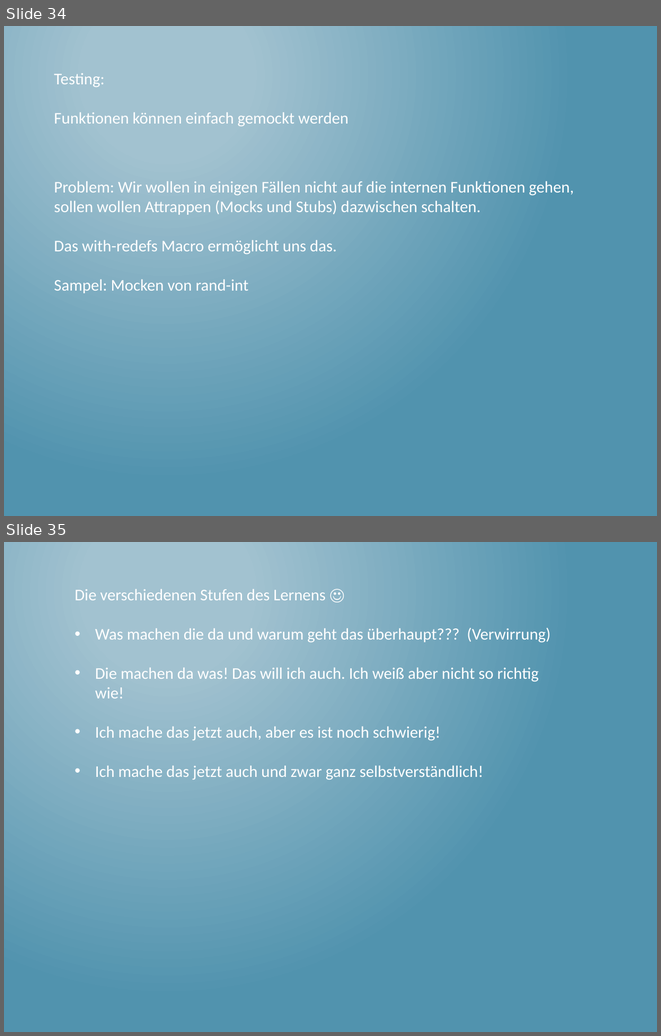
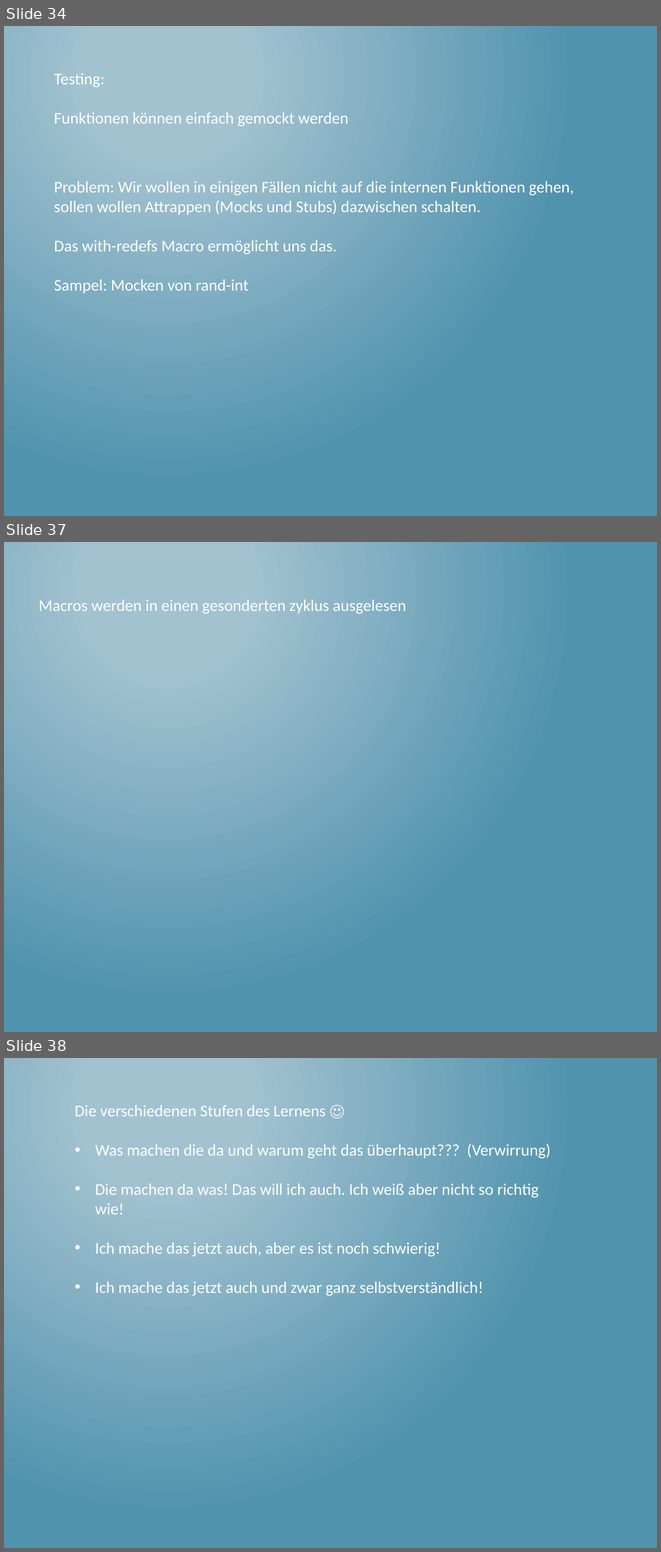
Before and after one commit to thomasschulte/ClojureUsergroupDemo, a slide deck: Clojure Vortrag .NET User Group.pptx. Shown one above the other, each under a label of ours: slides 34 and 35 before the commit, slides 34, 37 and 38 after it; the slides between them are not shown. The pictures are 661x1036 and 661x1552 pixels, drawn with LibreOffice and Linux fonts; fonts in the diff are those of the drawing. Boxes give left, top, right and bottom in pixels: in the first picture for what was removed or moved away, otherwise in the second. Text is boxed around its words. In the diff, an @@ line names an element or a change of style, - is before the commit and + after.

Commit message:
Visual Studio Integration und Macros

```diff
--- a/Clojure Vortrag .NET User Group.pptx
+++ b/Clojure Vortrag .NET User Group.pptx
@@ slide 37 added at (4, 542, 657, 1032), background gradient #A3C3D1 to #5194AF @@
@@ text added at (38, 599, 406, 614), 18 pt, text #FFFFFF @@
+Macros werden in einen gesonderten zyklus ausgelesen
@@ what was slide 35 is now slide 38 @@
```
Also in this commit, not shown: 2 other slides added.
